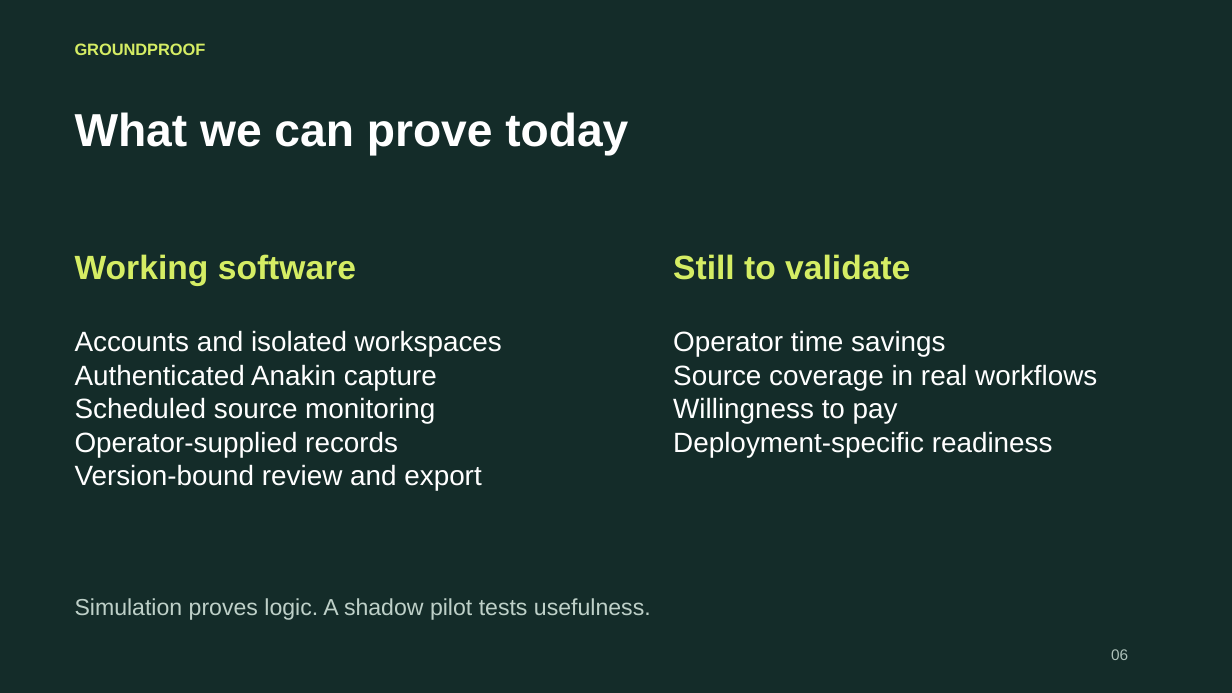
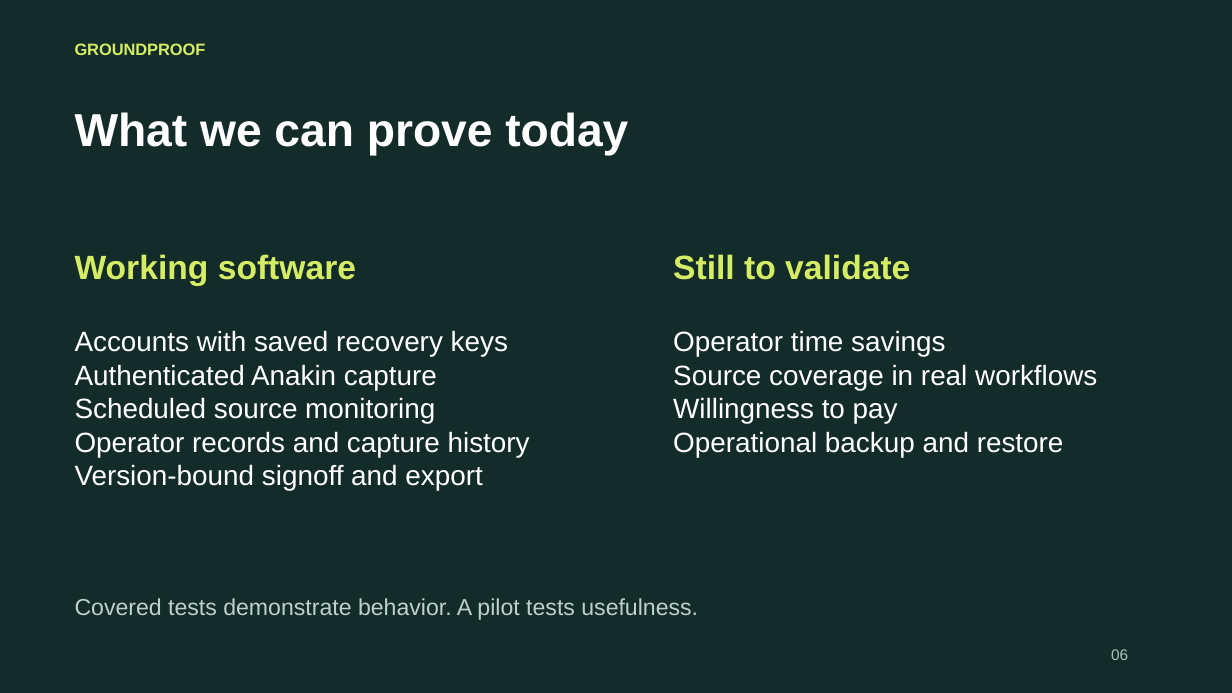
Before and after one commit to shi1720/HTCJ, a slide deck: slide 6 of docs/deliverables/groundproof-pitch.pptx. Drawn at 1232x693 pixels with LibreOffice and Linux fonts; fonts in the diff are those of the drawing. Boxes give left, top, right and bottom in pixels: in the first picture for what was removed or moved away, otherwise in the second. Text is boxed around its words. In the diff, an @@ line names an element or a change of style, - is before the commit and + after.

```diff
--- a/docs/deliverables/groundproof-pitch.pptx
+++ b/docs/deliverables/groundproof-pitch.pptx
@@ text at [75, 330, 508, 357]: text changed @@
-Accounts and isolated workspaces
+Accounts with saved recovery keys
@@ text at [75, 431, 530, 491]: text changed @@
-Operator-supplied records
-Version-bound review and export
+Operator records and capture history
+Version-bound signoff and export
@@ text at [673, 431, 1064, 457]: text changed @@
-Deployment-specific readiness
+Operational backup and restore
@@ text at [75, 598, 698, 620]: text changed @@
-Simulation proves logic. A shadow pilot tests usefulness.
+Covered tests demonstrate behavior. A pilot tests usefulness.
```
Also in this commit, not shown: 4 other slides changed, 33 other files.
